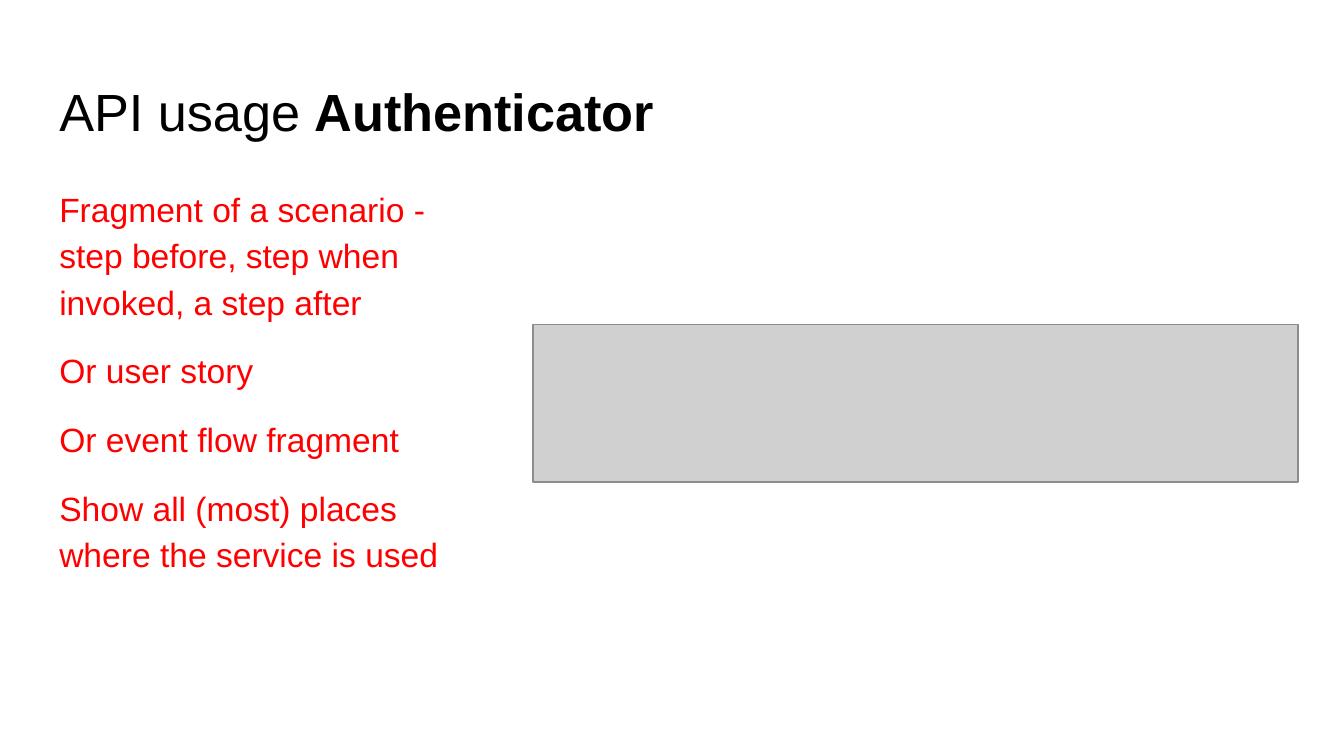
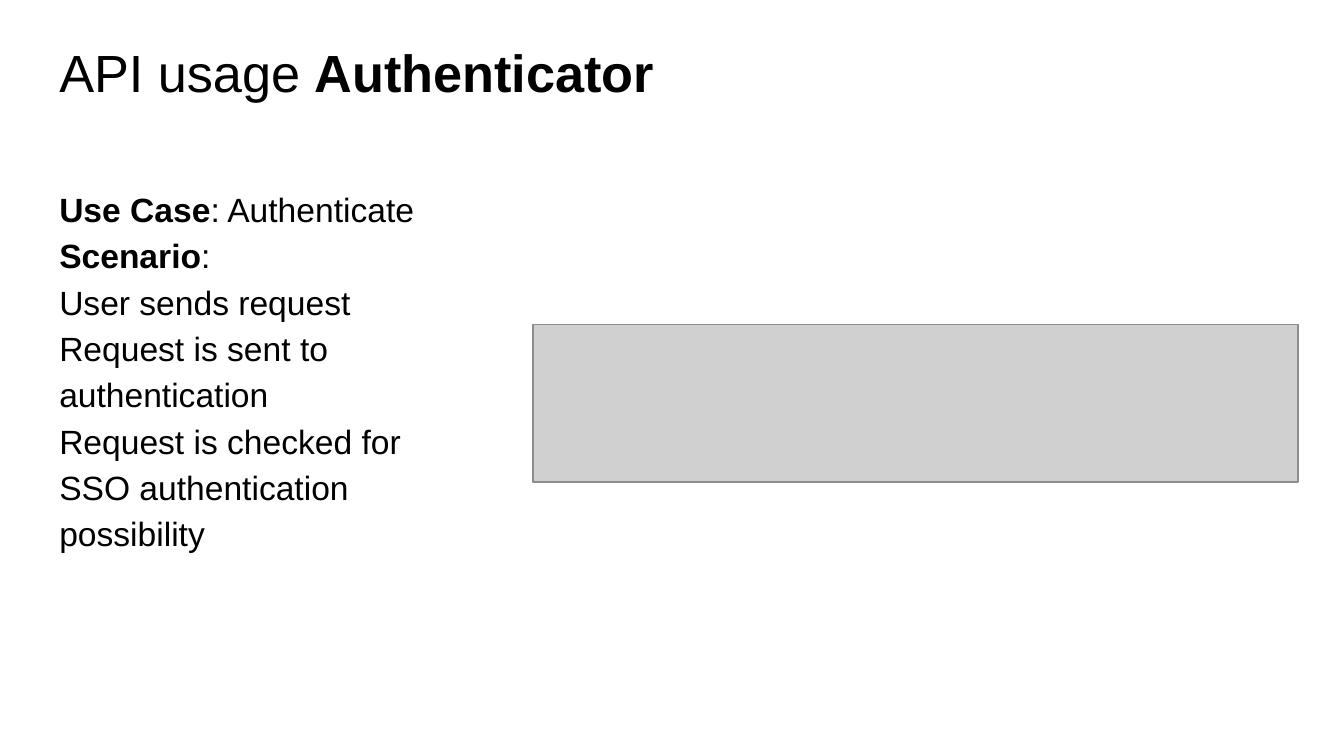
Before and after one commit to fanglores/Advanced-Software-Design, a slide deck: slide 7 of PracticeTasks/Module2/Task_10/Task_10.pptx. Drawn at 1344x756 pixels with LibreOffice and Linux fonts; fonts in the diff are those of the drawing; grey boxes stand for pictures. Boxes give left, top, right and bottom in pixels: in the first picture for what was removed or moved away, otherwise in the second. Text is boxed around its words. In the diff, an @@ line names an element or a change of style, - is before the commit and + after.

```diff
--- a/PracticeTasks/Module2/Task_10/Task_10.pptx
+++ b/PracticeTasks/Module2/Task_10/Task_10.pptx
@@ title "API usage Authenticator" moved from (x1=59, y1=93, x2=654, y2=141) to (x1=59, y1=54, x2=654, y2=102) @@
@@ text at (x1=59, y1=197, x2=414, y2=552): text changed; text colour #FF0000 to #000000 @@
-Fragment of a scenario - step before, step when invoked, a step after
-Or user story
-Or event flow fragment
-Show all (most) places where the service is used
+Use Case: Authenticate
+Scenario:
+User sends request
+Request is sent to authentication
+Request is checked for SSO authentication possibility
```
Also in this commit, not shown: 7 other slides changed, 1 other file.
